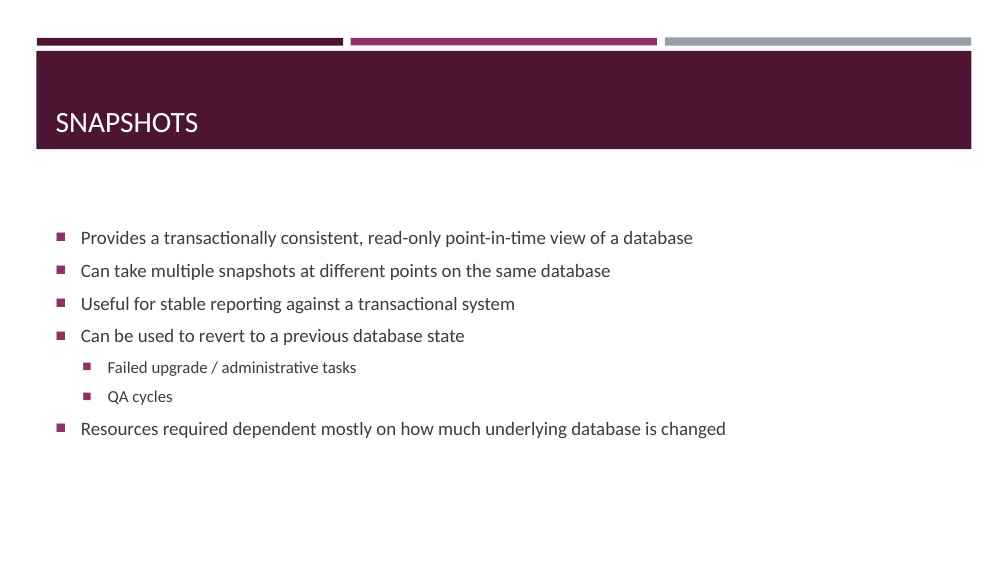
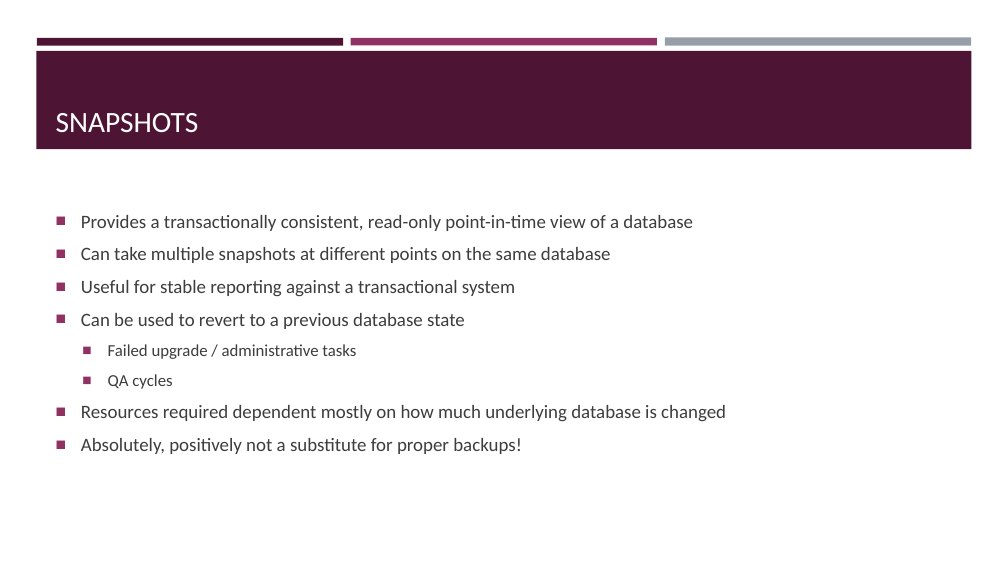
Before and after one commit to sqltran/SevenAwesomeSQLFeatures, a slide deck: slide 14 of AwesomeFreeSQLServerFeatures.pptx. Drawn at 1008x567 pixels with LibreOffice and Linux fonts; fonts in the diff are those of the drawing. Boxes give left, top, right and bottom in pixels: in the first picture for what was removed or moved away, otherwise in the second. Text is boxed around its words. In the diff, an @@ line names an element or a change of style, - is before the commit and + after.

```diff
--- a/AwesomeFreeSQLServerFeatures.pptx
+++ b/AwesomeFreeSQLServerFeatures.pptx
@@ text at box(81, 438, 522, 454): paragraph added @@
+■ Absolutely, positively not a substitute for proper backups!
```
Also in this commit, not shown: 1 slide added.
